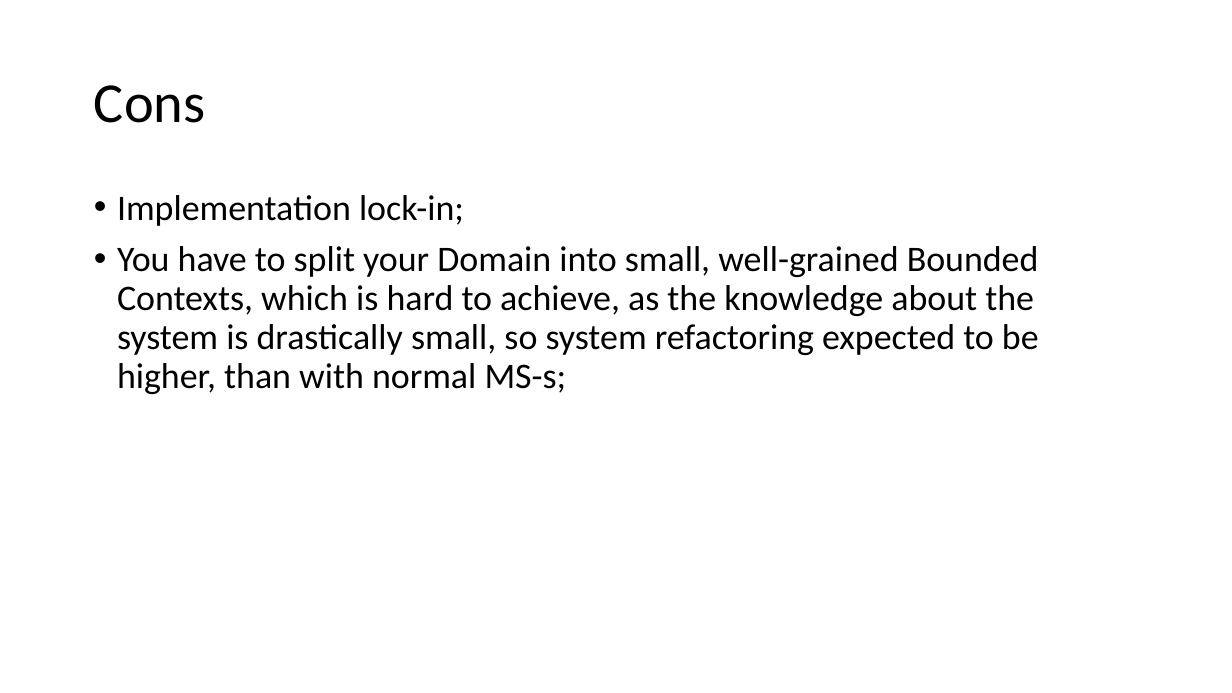
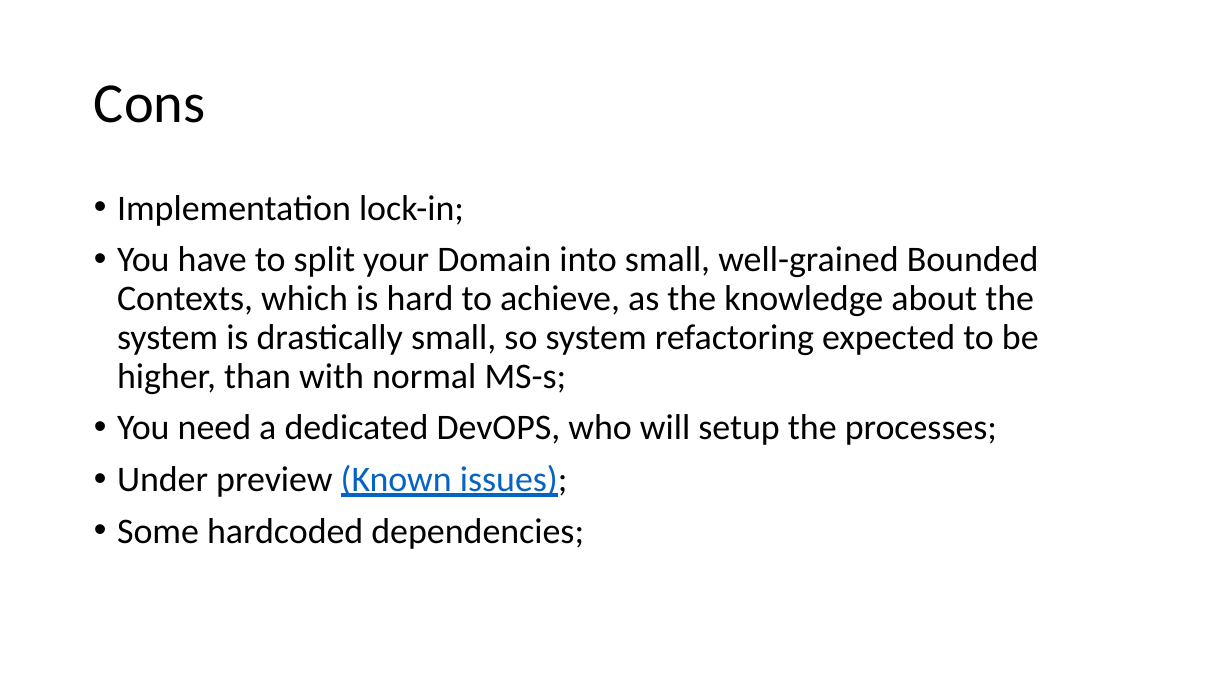
Before and after one commit to Dekorg/TrackApartmentsApp, a slide deck: slide 23 of Presentation/Azure Functions.pptx (slide 20 before the commit). Drawn at 1232x693 pixels with LibreOffice and Linux fonts; fonts in the diff are those of the drawing. Boxes give left, top, right and bottom in pixels: in the first picture for what was removed or moved away, otherwise in the second. Text is boxed around its words. In the diff, an @@ line names an element or a change of style, - is before the commit and + after.

```diff
--- a/Presentation/Azure Functions.pptx
+++ b/Presentation/Azure Functions.pptx
@@ text at (117,414,997,549): paragraphs added @@
+• You need a dedicated DevOPS, who will setup the processes;
+• Under preview (Known issues);
+• Some hardcoded dependencies;
```
Also in this commit, not shown: 5 other slides changed, 7 slides added, 3 slides removed, 1 other file.
